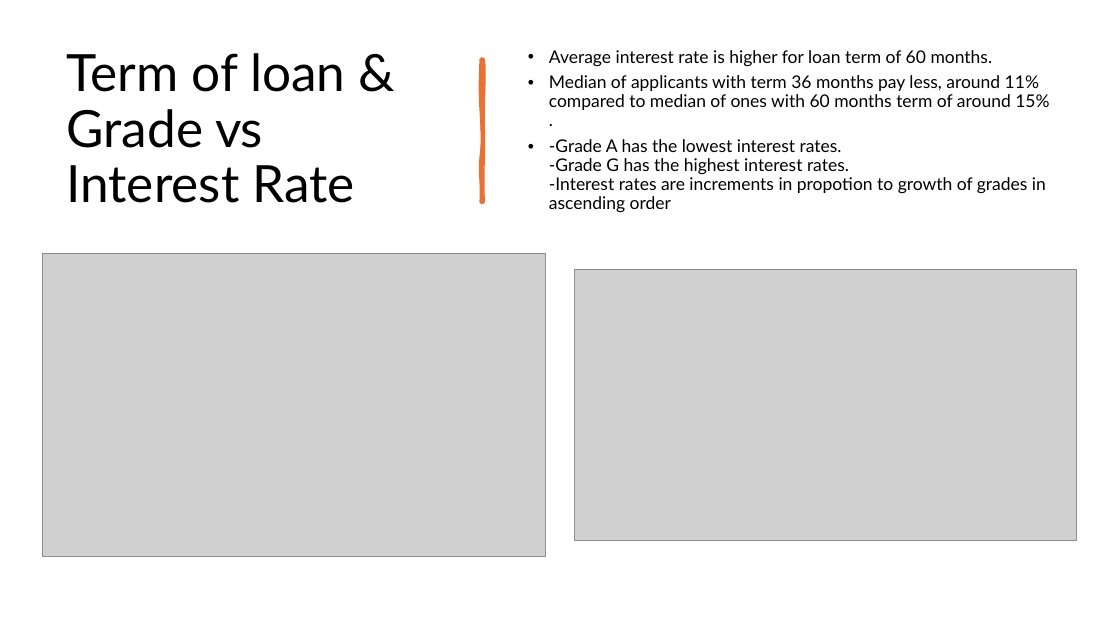
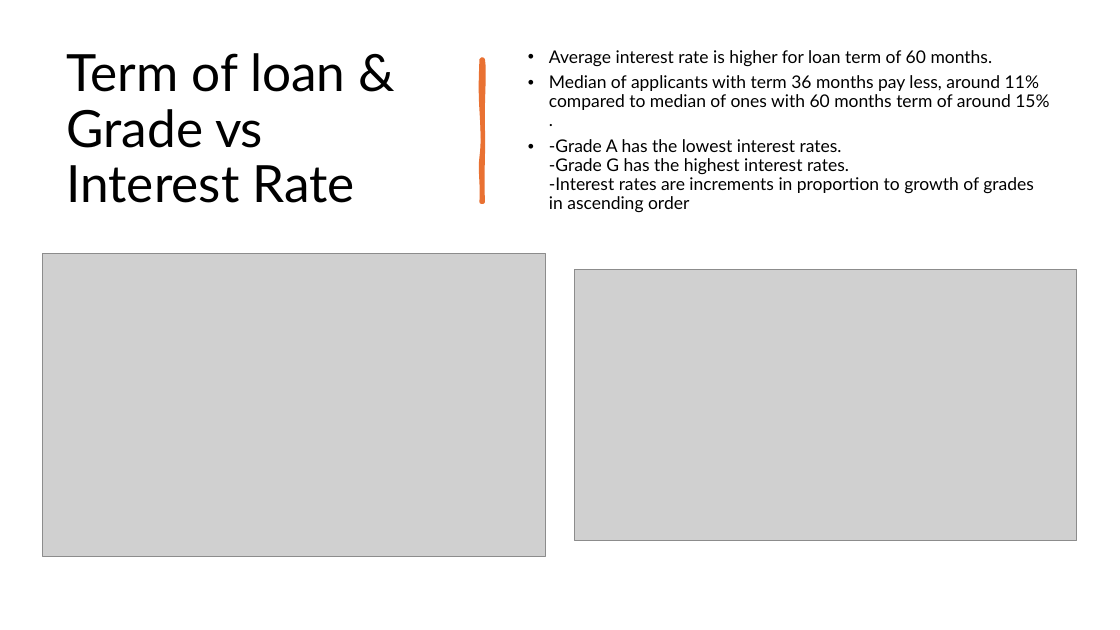
Before and after one commit to chetnapriyadarshini/Lending_Club_Case_Study_EDA, a slide deck: slide 15 of LendingClubCaseStudy_EDA.pptx. Drawn at 1120x630 pixels with LibreOffice and Linux fonts; fonts in the diff are those of the drawing; grey boxes stand for pictures. Boxes give left, top, right and bottom in pixels: in the first picture for what was removed or moved away, otherwise in the second. Text is boxed around its words. In the diff, an @@ line names an element or a change of style, - is before the commit and + after.

```diff
--- a/LendingClubCaseStudy_EDA.pptx
+++ b/LendingClubCaseStudy_EDA.pptx
@@ text at bbox=[549, 139, 1034, 212]: text changed @@
-• -Grade A has the lowest interest rates.
-  -Grade G has the highest interest rates.
-  -Interest rates are increments in propotion to growth of grades in ascending order
+• -Grade A has the lowest interest rates.
+  -Grade G has the highest interest rates.
+  -Interest rates are increments in proportion to growth of grades in ascending order
```
Also in this commit, not shown: 1 slide added, 1 slide removed, 4 other files.
